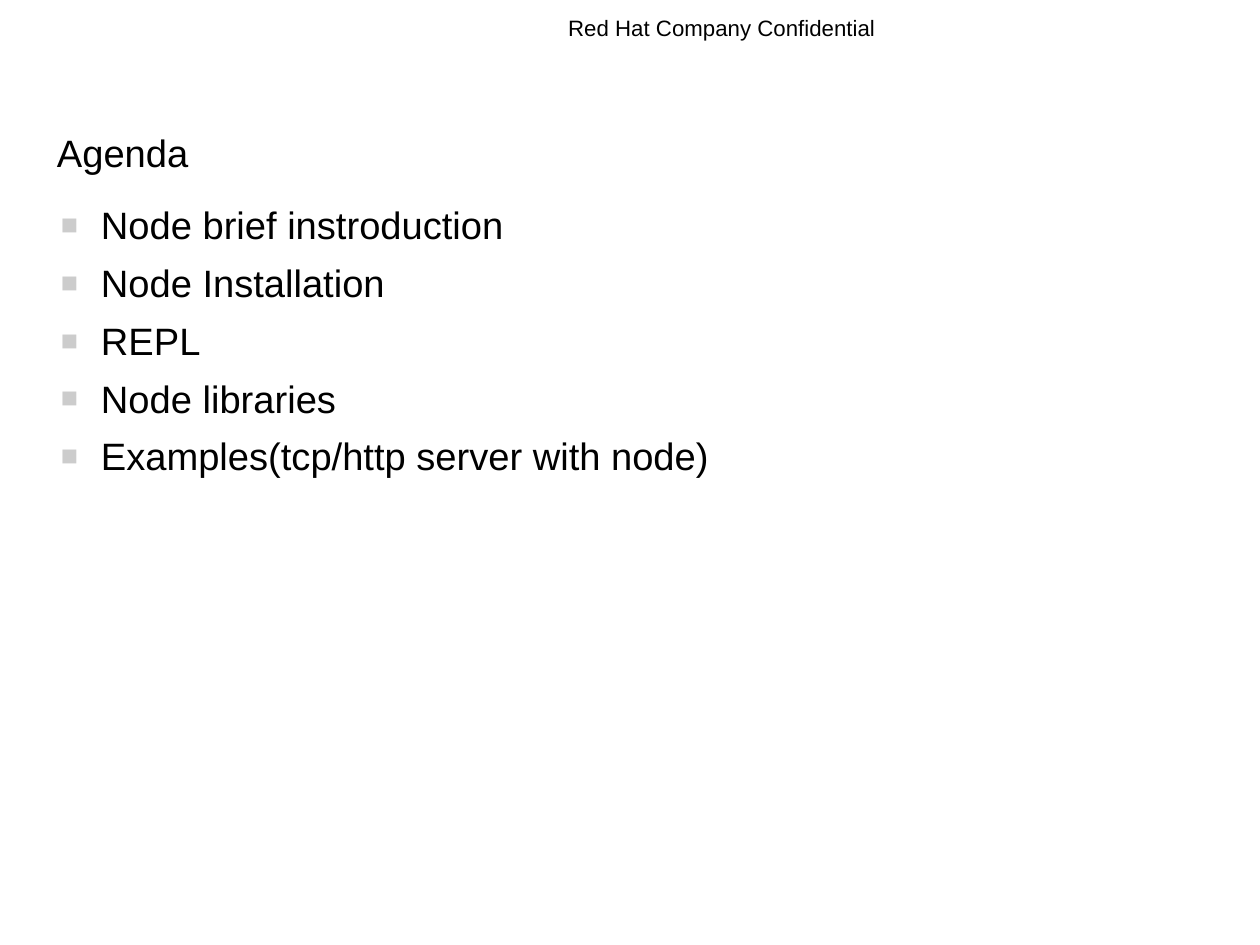
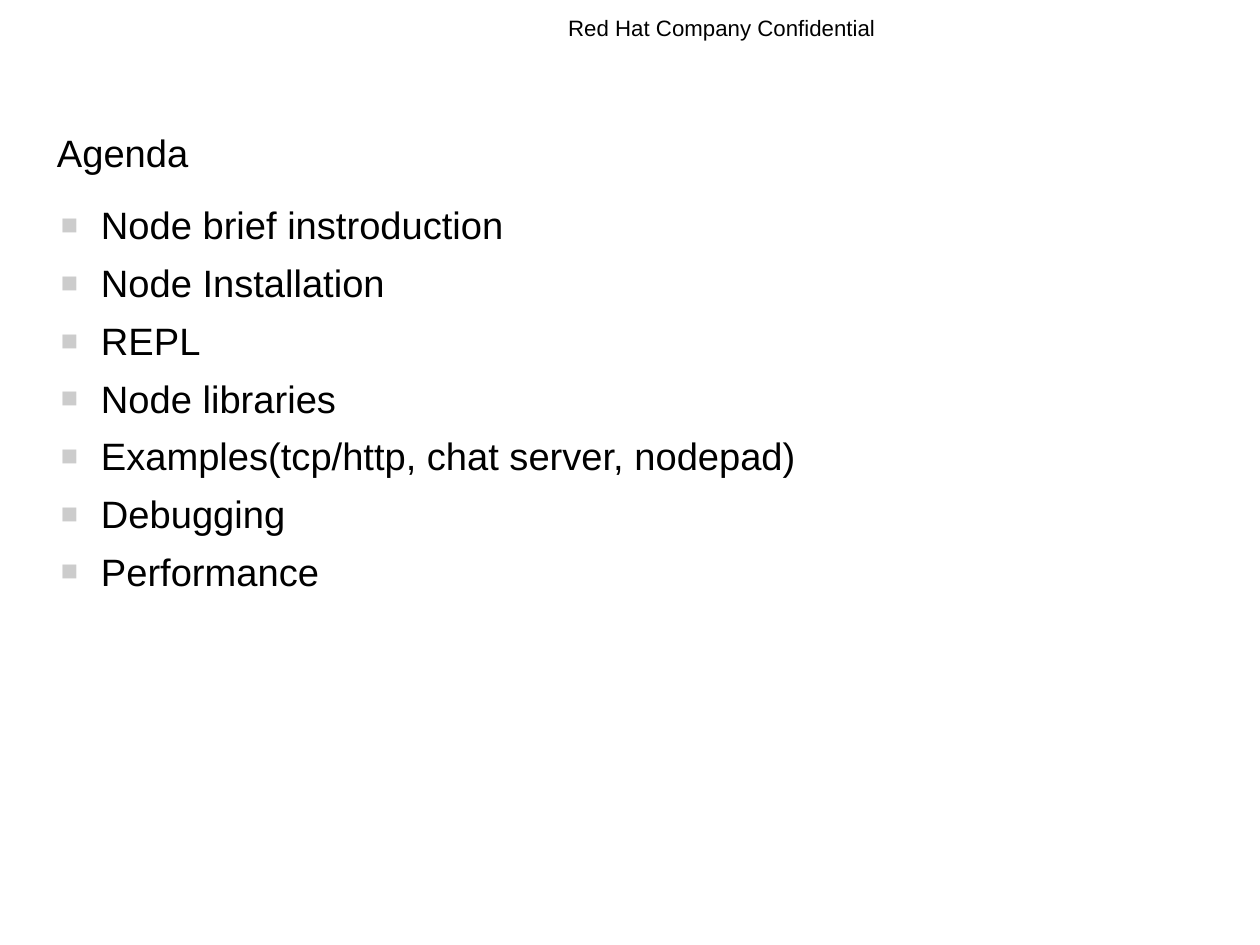
Before and after one commit to rhyw/node-trial, a slide deck: slide 2 of node-introduction.odp. Drawn at 1260x945 pixels with LibreOffice and Linux fonts; fonts in the diff are those of the drawing; background and template pictures are left out. Boxes give left, top, right and bottom in pixels: in the first picture for what was removed or moved away, otherwise in the second. Text is boxed around its words. In the diff, an @@ line names an element or a change of style, - is before the commit and + after.

```diff
--- a/node-introduction.odp
+++ b/node-introduction.odp
@@ text at <box>101,442,795,587</box>: text changed @@
-■ Examples(tcp/http server with node)
+■ Examples(tcp/http, chat server, nodepad)
+■ Debugging
+■ Performance
```
Also in this commit, not shown: 5 other slides changed, 3 slides added, 2 slides removed.
